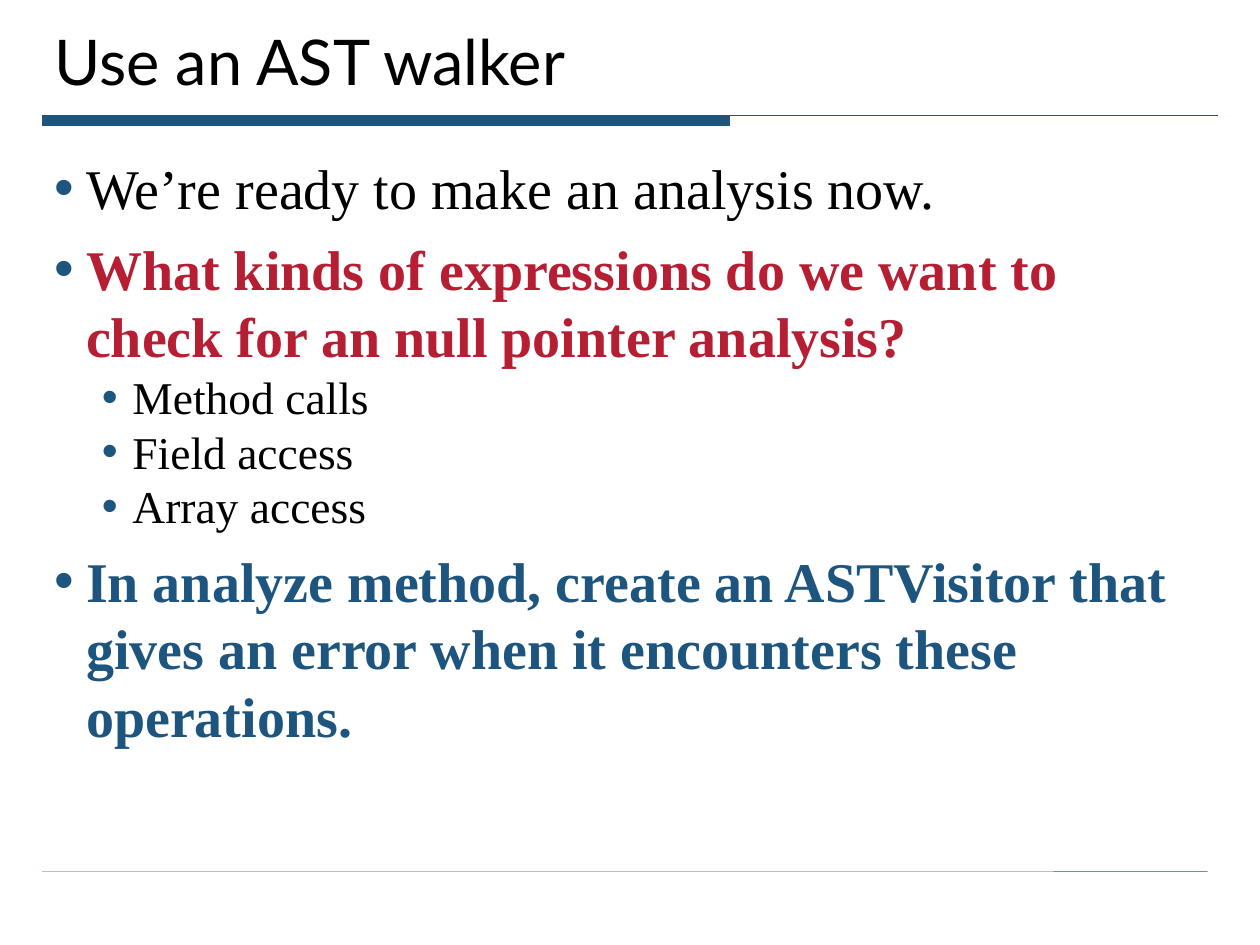
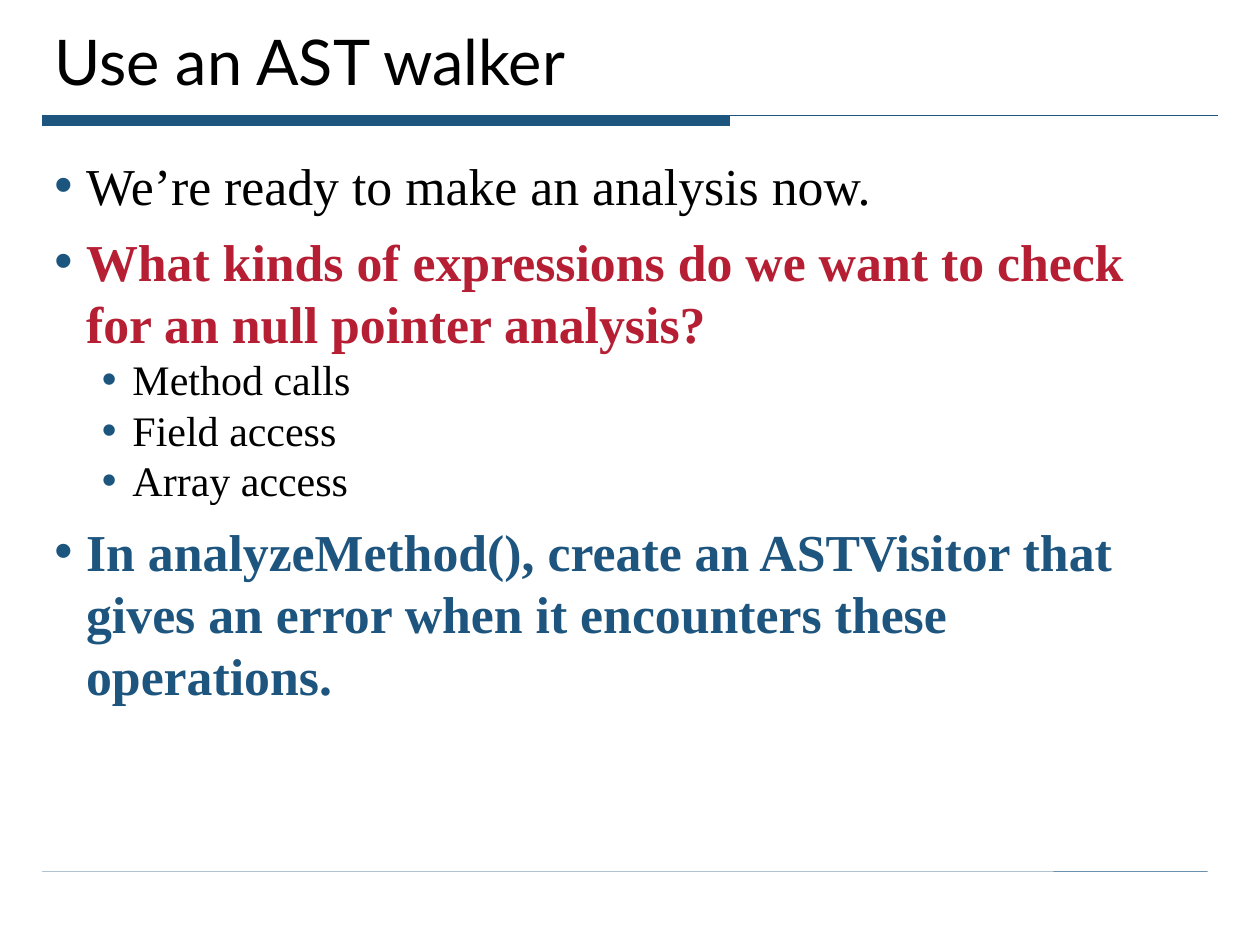
Before and after one commit to ciera/crystalsaf, a slide deck: slide 12 of TutorialExamples/CrystalTutorial.ppt (slide 11 before the commit). Drawn at 1260x945 pixels with LibreOffice and Linux fonts; fonts in the diff are those of the drawing. Boxes give left, top, right and bottom in pixels: in the first picture for what was removed or moved away, otherwise in the second. Text is boxed around its words. In the diff, an @@ line names an element or a change of style, - is before the commit and + after.

```diff
--- a/TutorialExamples/CrystalTutorial.ppt
+++ b/TutorialExamples/CrystalTutorial.ppt
@@ text at box(86, 169, 1123, 505): size 32 to 29.6 pt in "We’re ready to make an analysis now.", "What kinds of expressions do we want ..."; size 26 to 24.1 pt in "Method calls", "Field access", "Array access" @@
@@ text at box(86, 535, 1112, 705): text changed; size 32 to 29.6 pt @@
-• In analyze method, create an ASTVisitor that gives an error when it encounters these operations.
+• In analyzeMethod(), create an ASTVisitor that gives an error when it encounters these operations.
```
Also in this commit, not shown: 25 other slides changed, 6 slides added, 1 slide removed.
